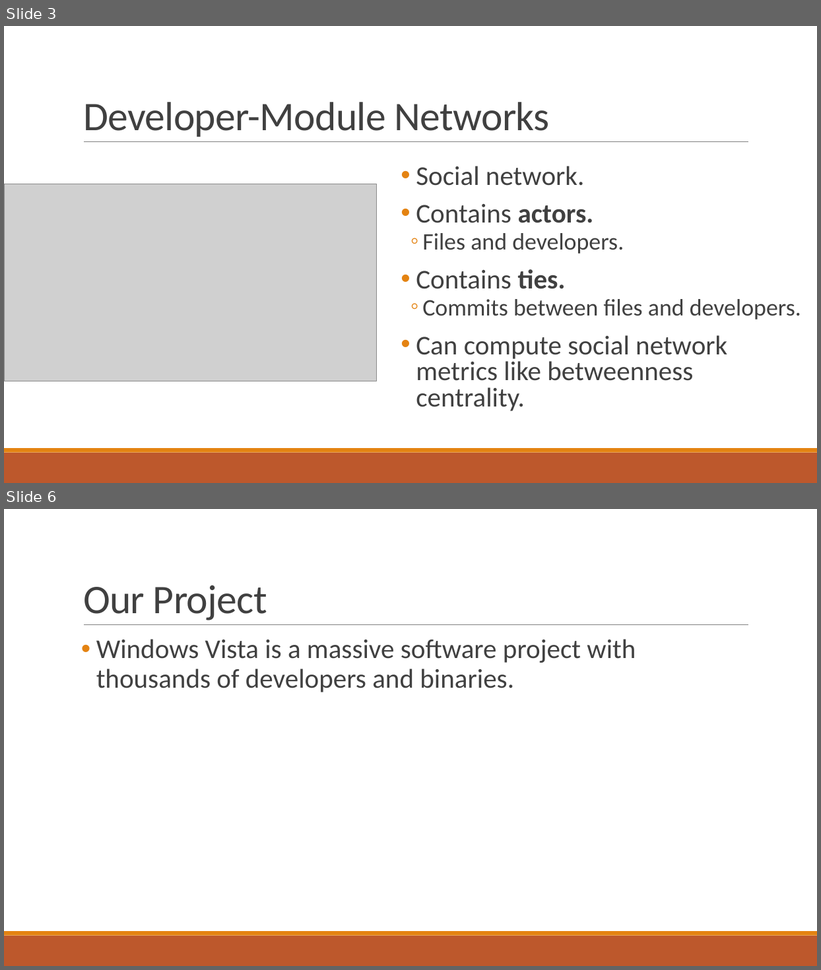
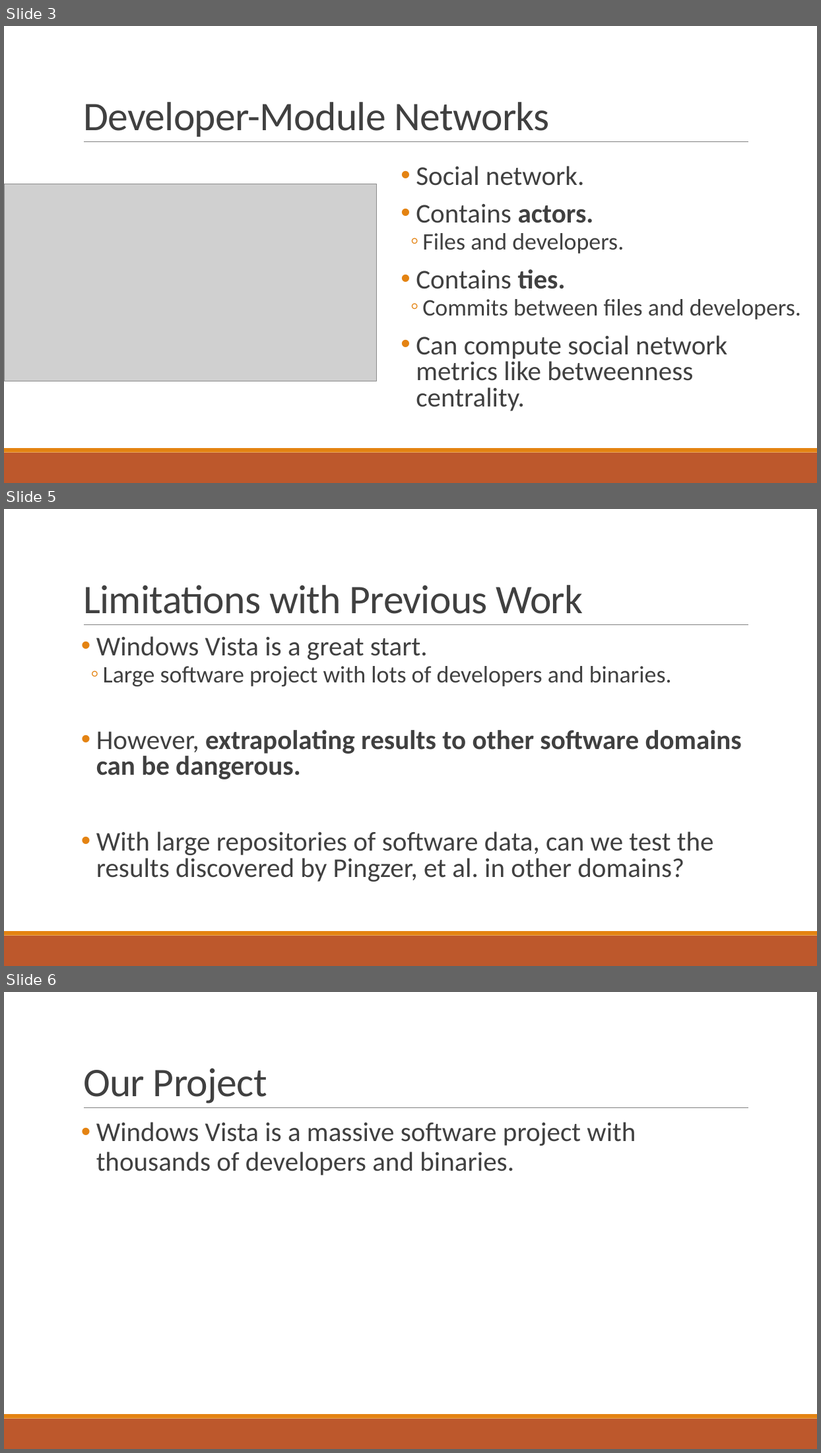
Before and after one commit to bmuscede/NetworkMine, a slide deck: Final-Presentation/Presentation.pptx. Shown one above the other, each under a label of ours: slides 3 and 6 before the commit, slides 3, 5 and 6 after it; the slides between them are not shown. The pictures are 821x970 and 821x1453 pixels, drawn with LibreOffice and Linux fonts; fonts in the diff are those of the drawing; grey boxes stand for pictures. Boxes give left, top, right and bottom in pixels: in the first picture for what was removed or moved away, otherwise in the second. Text is boxed around its words. In the diff, an @@ line names an element or a change of style, - is before the commit and + after.

```diff
--- a/Final-Presentation/Presentation.pptx
+++ b/Final-Presentation/Presentation.pptx
@@ slide 5 added at [4, 509, 817, 966], background #FFFFFF; not listed: 3 template elements that a slide beside it also shows @@
@@ title added at [83, 585, 583, 614], 48 pt, text #404040 @@
+Limitations with Previous Work
@@ text added at [96, 636, 742, 882], 32 pt, text #404040 @@
+• Windows Vista is a great start.
+  ◦ Large software project with lots of developers and binaries.
+• However, extrapolating results to other software domains can be dangerous.
+• With large repositories of software data, can we test the results discovered by Pingzer, et al. in other domains?
```
Also in this commit, not shown: 2 slides changed, 4 other slides added, 2 slides removed.
